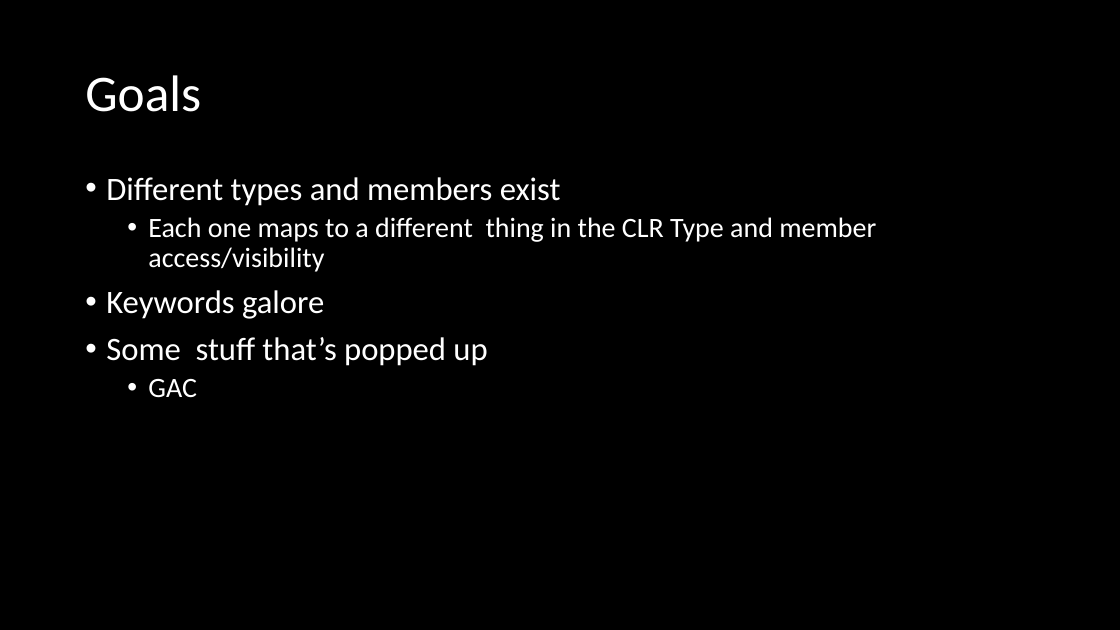
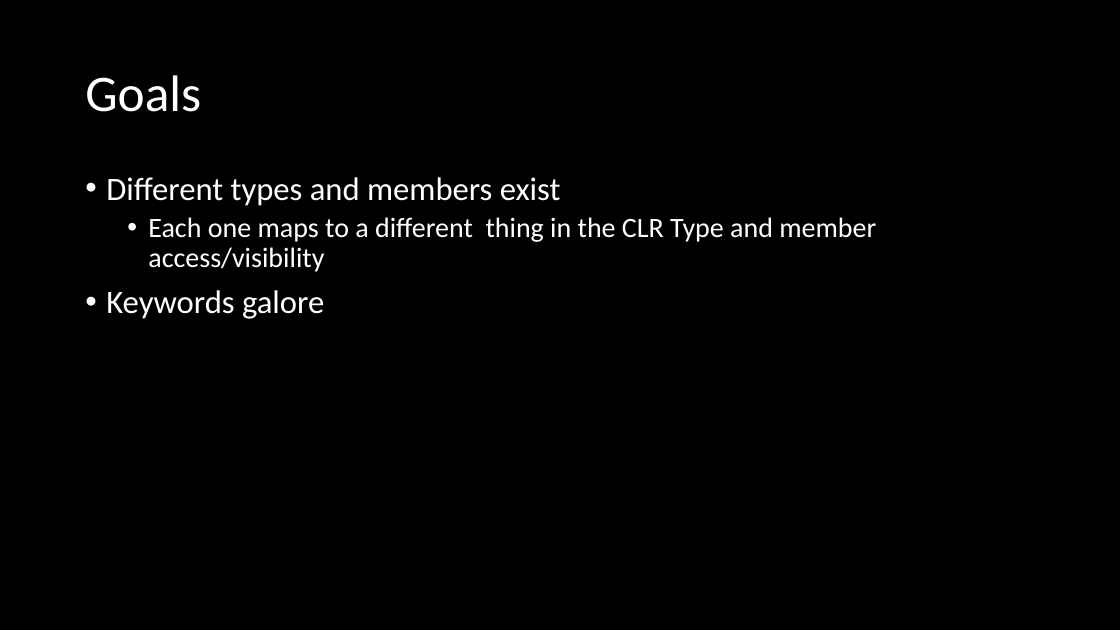
Before and after one commit to microsoft/Flash_University, a slide deck: slide 2 of CLR_via_CSharp/Week4/Ch5,6/Week4.pptx. Drawn at 1120x630 pixels with LibreOffice and Linux fonts; fonts in the diff are those of the drawing. Boxes give left, top, right and bottom in pixels: in the first picture for what was removed or moved away, otherwise in the second. Text is boxed around its words. In the diff, an @@ line names an element or a change of style, - is before the commit and + after.

```diff
--- a/CLR_via_CSharp/Week4/Ch5,6/Week4.pptx
+++ b/CLR_via_CSharp/Week4/Ch5,6/Week4.pptx
@@ text at box(106, 337, 487, 398): paragraphs removed @@
-• Some stuff that’s popped up
-  • GAC
```
Also in this commit, not shown: 1 slide added.
